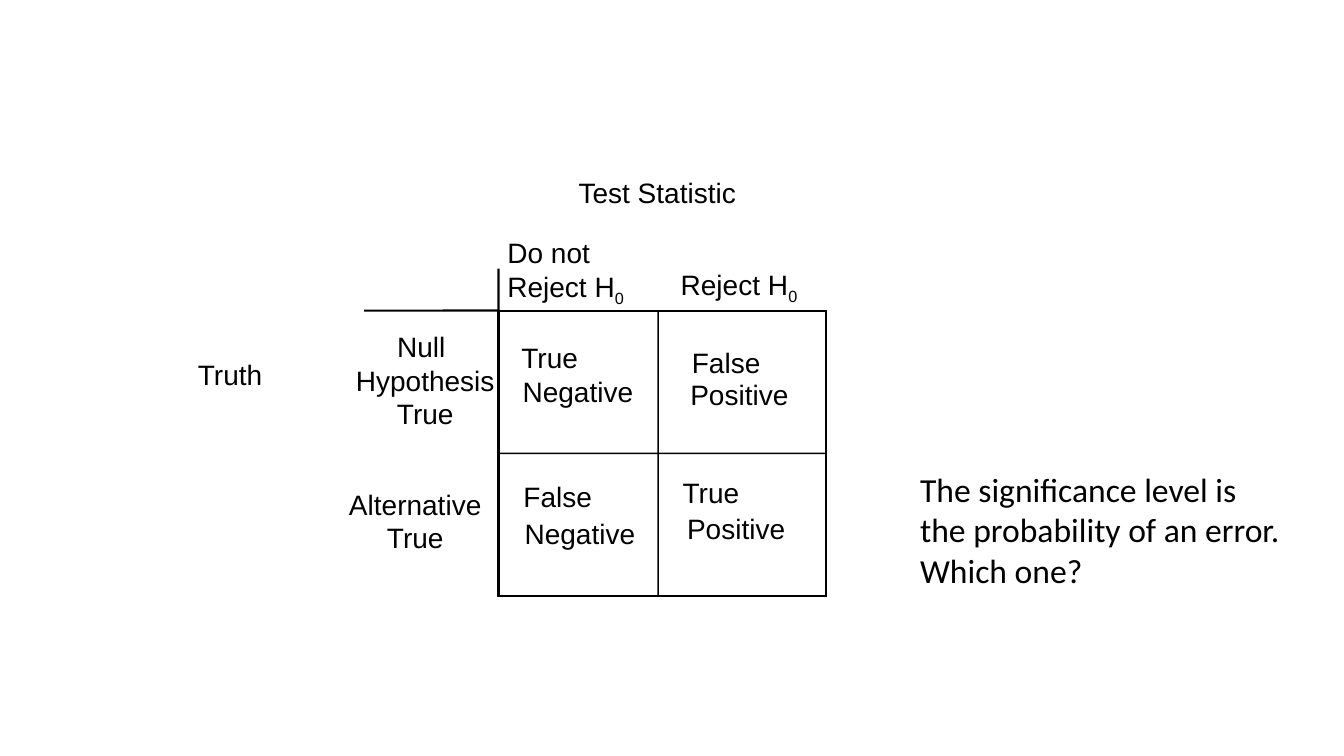
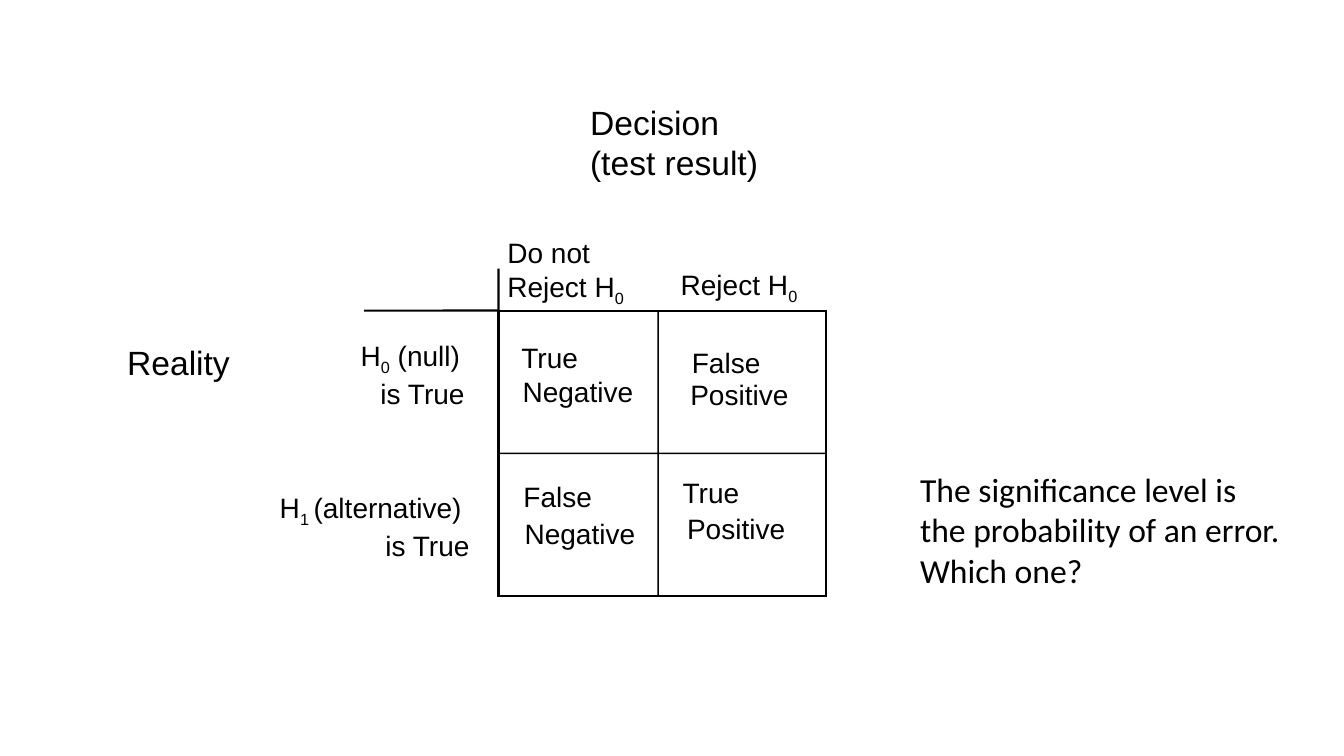
Before and after one commit to USCbiostats/LAsBEST, a slide deck: slide 17 of google-drive/week02/2Tues/1_lasbest-hypothesis-testing.pptx (slide 13 before the commit). Drawn at 1344x756 pixels with LibreOffice and Linux fonts; fonts in the diff are those of the drawing; background and template pictures are left out. Boxes give left, top, right and bottom in pixels: in the first picture for what was removed or moved away, otherwise in the second. Text is boxed around its words. In the diff, an @@ line names an element or a change of style, - is before the commit and + after.

Commit message:
update hypothesis testing

```diff
--- a/google-drive/week02/2Tues/1_lasbest-hypothesis-testing.pptx
+++ b/google-drive/week02/2Tues/1_lasbest-hypothesis-testing.pptx
@@ text at [590,110,758,182]: text changed; size 20 to 24 pt @@
-Test Statistic
+Decision
+(test result)
@@ text at [127,350,230,382]: text changed; size 20 to 24 pt @@
-Truth
+Reality
@@ text at [380,345,465,405]: text changed @@
-Null
-Hypothesis
-True
+H0 (null)
+is True
@@ text at [314,497,470,557]: text changed @@
-Alternative
-True
+H1 (alternative)
+is True
```
Also in this commit, not shown: 5 slides added, 2 other files.
